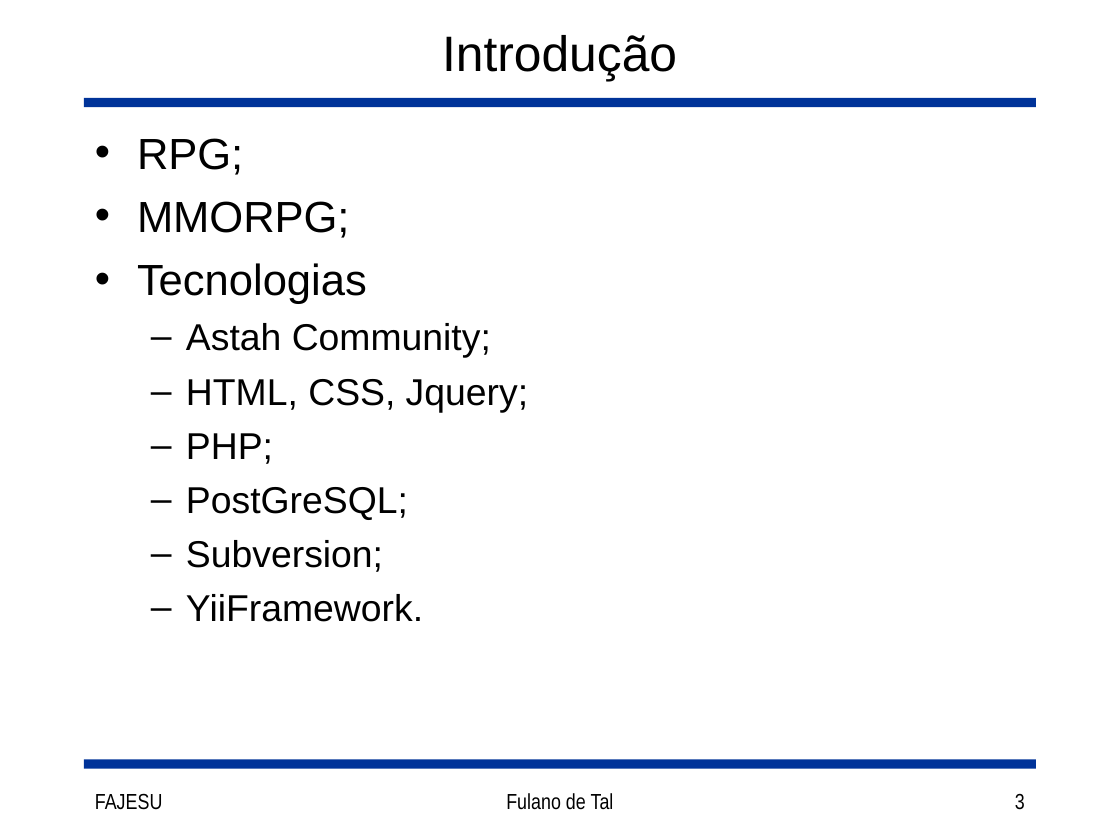
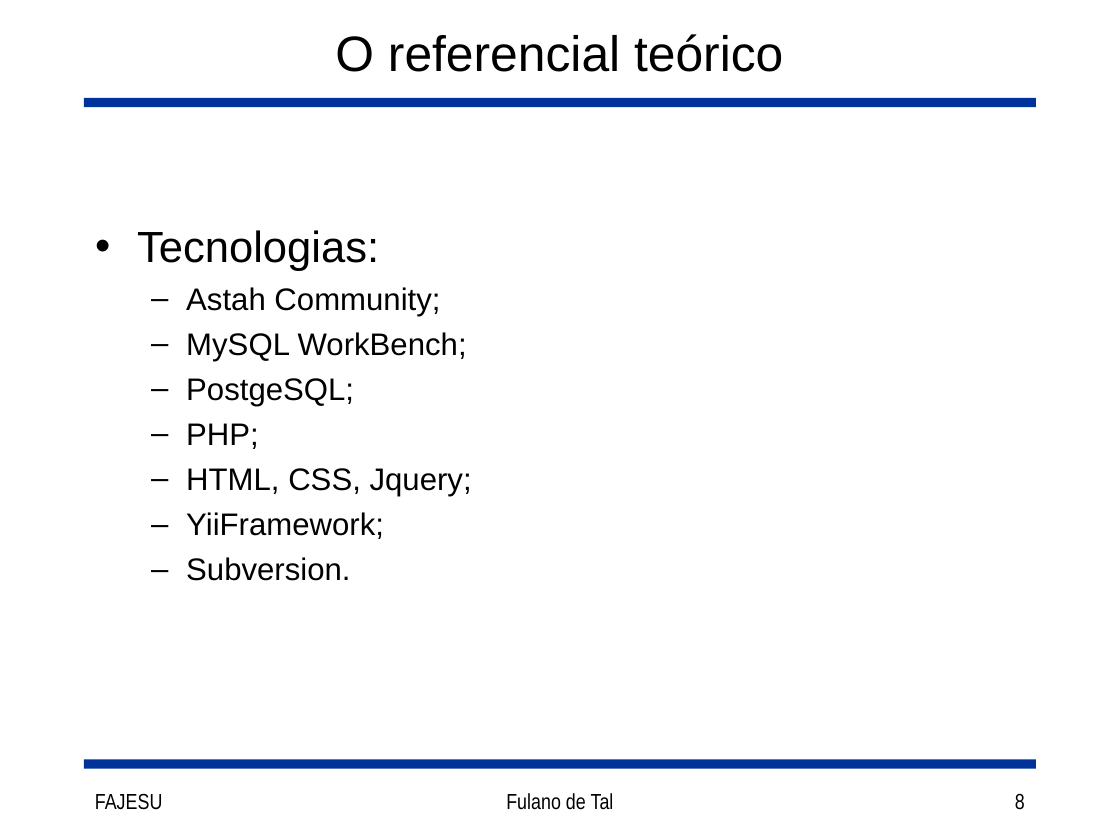
Before and after one commit to joaorocha/tcc-got-v1, a slide deck: slide 8 of docs/Slides.ppt (slide 3 before the commit). Drawn at 1120x840 pixels with LibreOffice and Linux fonts; fonts in the diff are those of the drawing. Boxes give left, top, right and bottom in pixels: in the first picture for what was removed or moved away, otherwise in the second. Text is boxed around its words. In the diff, an @@ line names an element or a change of style, - is before the commit and + after.

```diff
--- a/docs/Slides.ppt
+++ b/docs/Slides.ppt
@@ title at [335, 34, 783, 72]: text changed @@
-Introdução
+O referencial teórico
@@ text at [137, 230, 379, 271]: text changed @@
-• RPG;
-• MMORPG;
-• Tecnologias
+• Tecnologias:
@@ text at [186, 287, 472, 497]: size 24 to 20 pt in "Astah Community;", "HTML, CSS, Jquery;"; less space between paragraphs @@
@@ text at [186, 332, 467, 449]: paragraphs added @@
+  – MySQL WorkBench;
+  – PostgeSQL;
+  – PHP;
@@ text at [186, 512, 384, 581]: text changed; size 24 to 20 pt @@
-  – PHP;
-  – PostGreSQL;
-  – Subversion;
-  – YiiFramework.
+  – YiiFramework;
+  – Subversion.
@@ page number at [1015, 793, 1025, 810]: text changed @@
-3
+8
```
Also in this commit, not shown: 9 other slides changed, 1 slide added, 1 other file.
